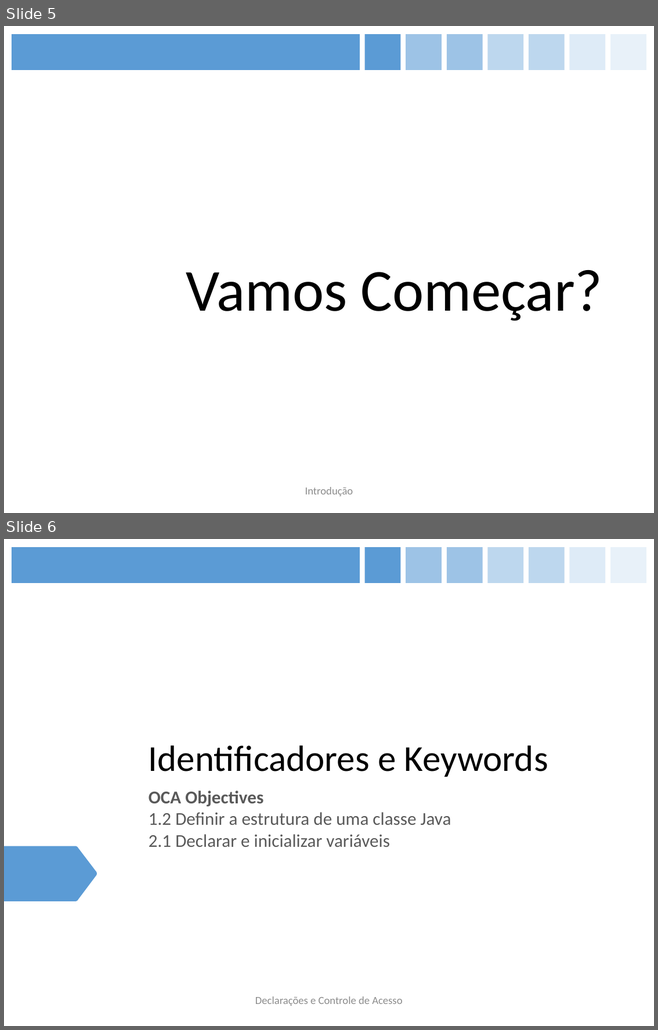
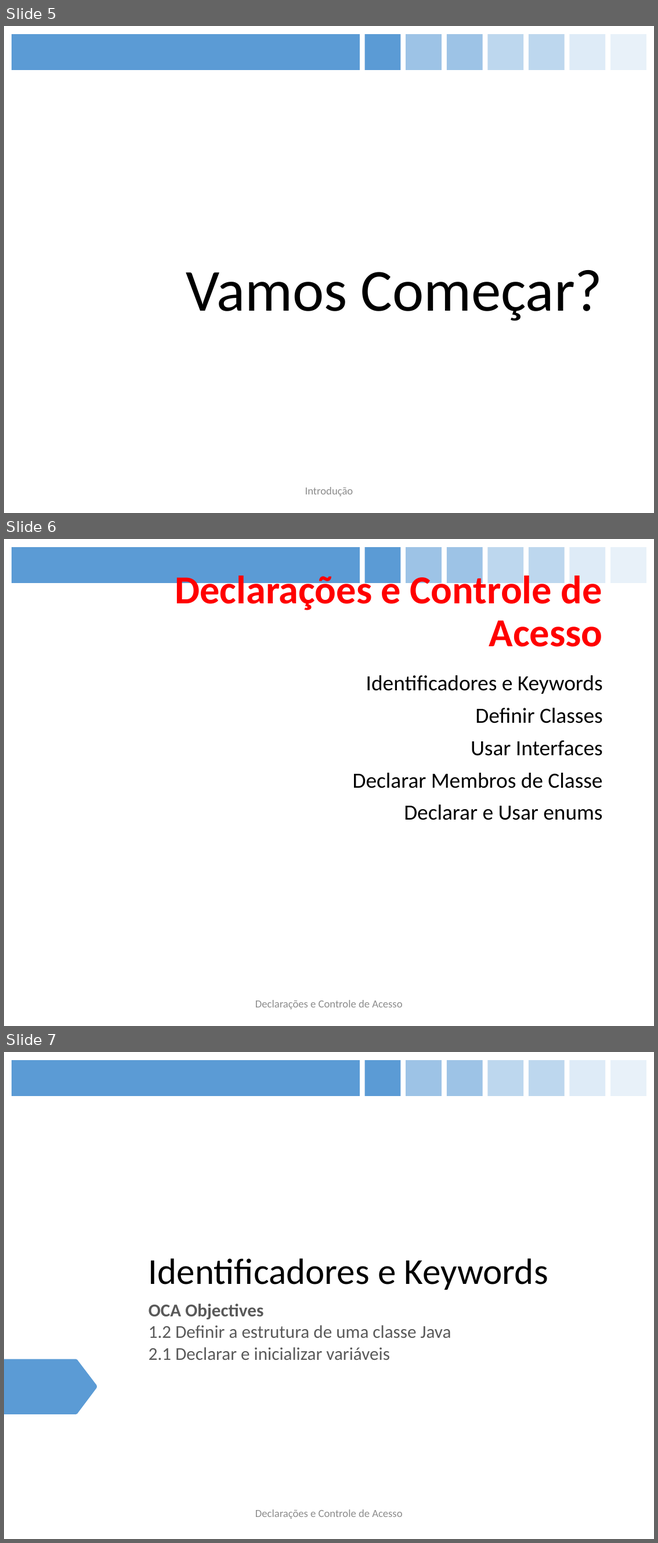
Before and after one commit to figueiredojrr/treinamentoJavaSeOcaAgosto, a slide deck: TreinamentoJavaSeOca/documentos/apresentação/OCA.pptx. Shown one above the other, each under a label of ours: slides 5 and 6 before the commit, slides 5, 6 and 7 after it. The pictures are 658x1030 and 658x1543 pixels, drawn with LibreOffice and Linux fonts; fonts in the diff are those of the drawing. Boxes give left, top, right and bottom in pixels: in the first picture for what was removed or moved away, otherwise in the second. Text is boxed around its words. In the diff, an @@ line names an element or a change of style, - is before the commit and + after.

```diff
--- a/TreinamentoJavaSeOca/documentos/apresentação/OCA.pptx
+++ b/TreinamentoJavaSeOca/documentos/apresentação/OCA.pptx
@@ slide 6 added at (4, 539, 654, 1026), background #FFFFFF; not listed: 8 template elements that a slide beside it also shows @@
@@ title added at (175, 570, 603, 647), 44 pt, text #FF0000, bold @@
+Declarações e Controle de Acesso
@@ text added at (353, 675, 603, 820), 24 pt, text #000000 @@
+Identificadores e Keywords
+Definir Classes
+Usar Interfaces
+Declarar Membros de Classe
+Declarar e Usar enums
@@ text added at (255, 1000, 402, 1009), 12 pt, text #8C8C8C @@
+Declarações e Controle de Acesso
@@ what was slide 6 is now slide 7 @@
```
Also in this commit, not shown: 4 slides changed, 8 other slides added.
